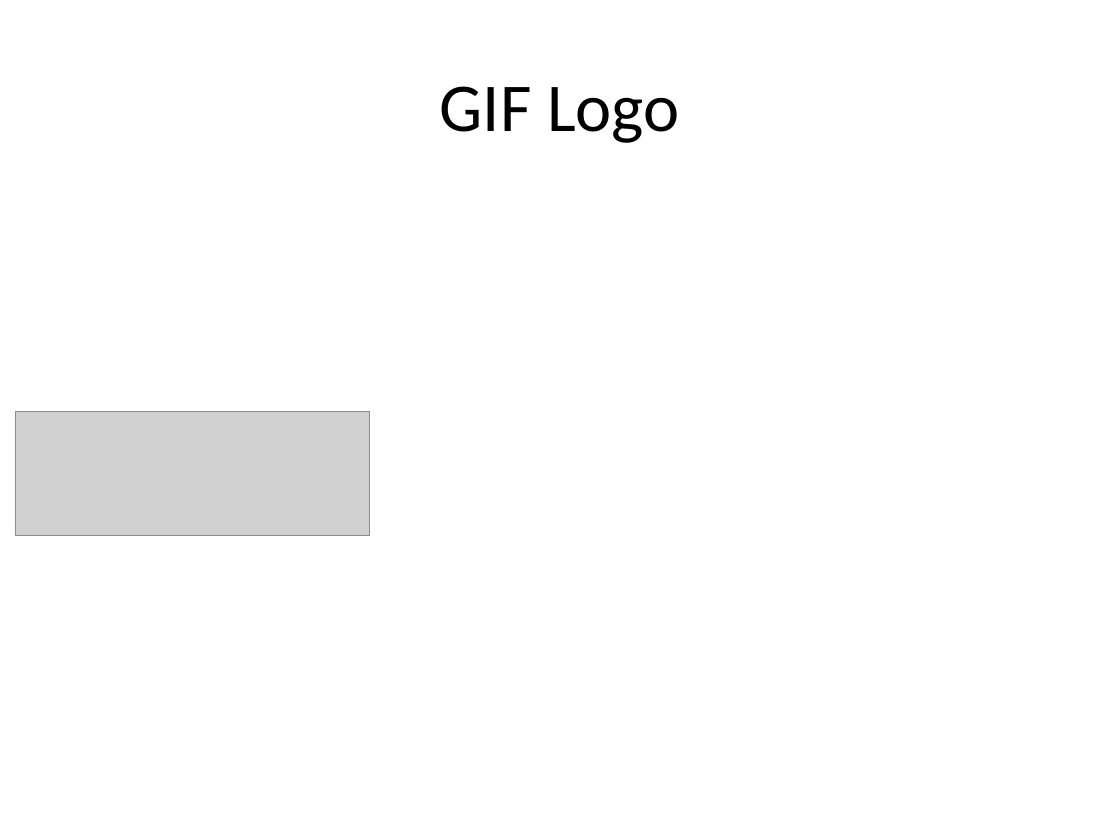
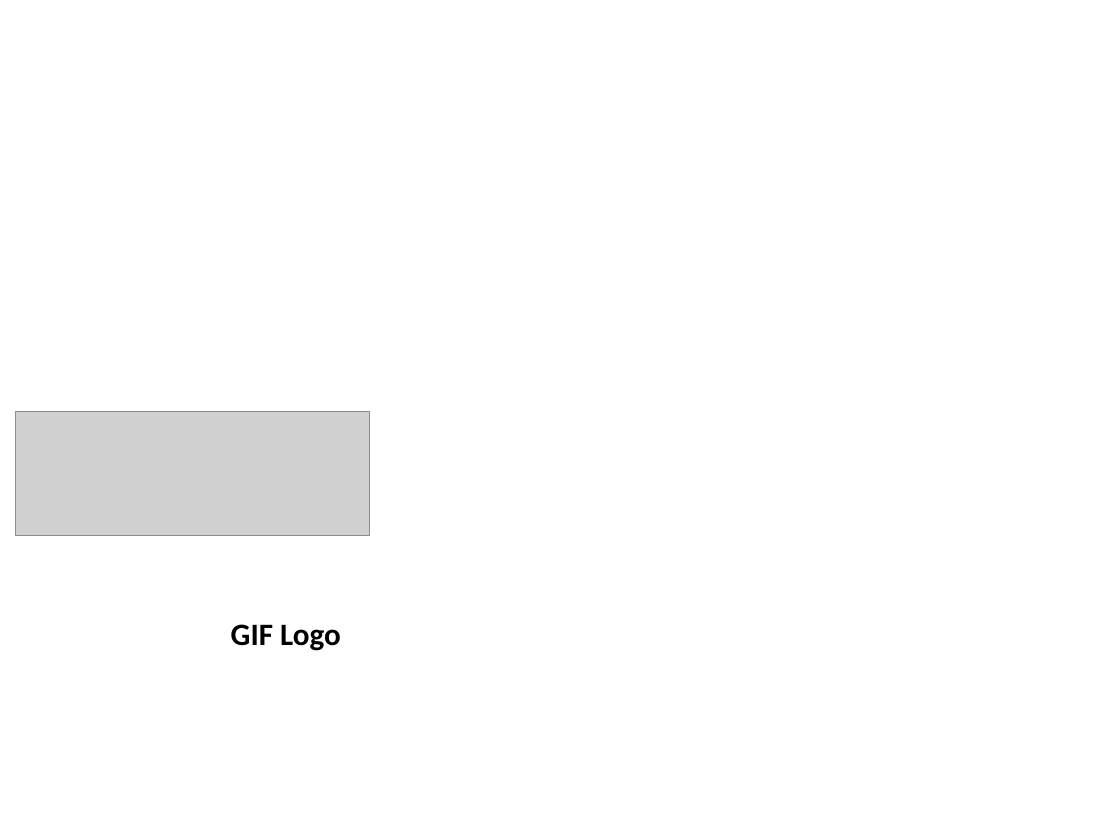
Before and after one commit to pythonicrubyist/powerpoint, a slide deck: slide 9 of samples/pptx/sample.pptx. Drawn at 1120x840 pixels with LibreOffice and Linux fonts; fonts in the diff are those of the drawing; grey boxes stand for pictures. Boxes give left, top, right and bottom in pixels: in the first picture for what was removed or moved away, otherwise in the second. Text is boxed around its words. In the diff, an @@ line names an element or a change of style, - is before the commit and + after.

```diff
--- a/samples/pptx/sample.pptx
+++ b/samples/pptx/sample.pptx
@@ title "GIF Logo": place and size @@
-title "GIF Logo" at (440,86,680,143)
+title "GIF Logo" at (231,624,341,651)
@@ title "GIF Logo" at (231,624,341,651): size 44 to 20 pt, bold on; alignment centre to left; vertical alignment middle to bottom @@
```
Also in this commit, not shown: 6 other slides changed, 5 other files.
